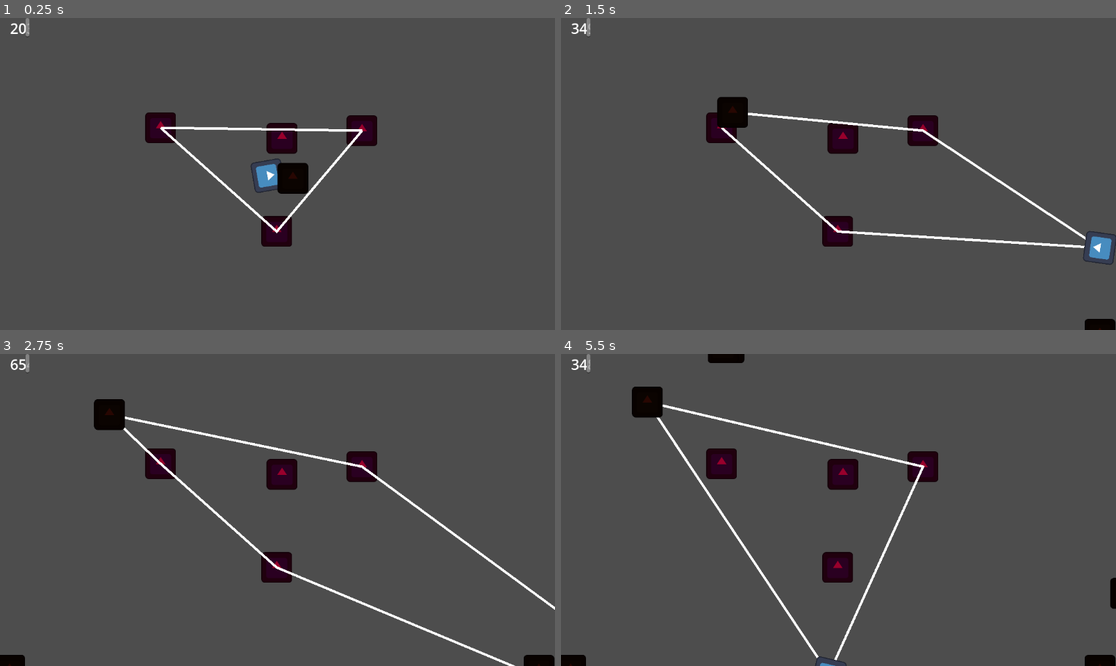
Above: before the commit, frames 1-4 (two rows, left to right).
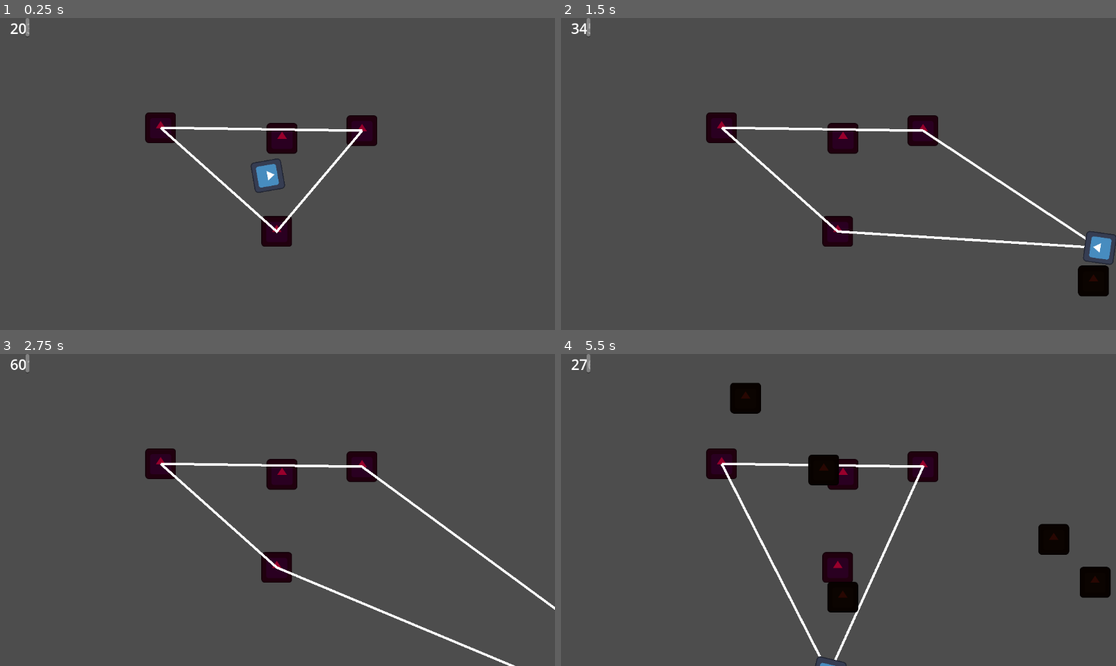
Above: after the commit, the same moments.

Repository: get-shwifty/ld54bis
Game: Godot game, scene res://logic/level/node_2d.tscn
Same seed, same stepped clock (60 frames per second), same inputs: the game is played once before the commit and once after it. The engine's default icon, where the game draws it, is replaced by a stand-in: a white triangle on a blue panel in a dark square.
Inputs (mouse positions are in pixels of both pictures, inside the frame that each line leads up to):
- Up to frame 1 (0.25 s): no input
- Up to frame 2 (1.5 s): tap Enter at 0.5 s; move the mouse to (583, 27) at 0.52 s; hold D (game_right) 0.53-1.28 s; tap Space (game_kick) at 0.6, 1.35 s; move the mouse to (727, 189) at 1.27 s; hold S (game_down) from 1.28 s (still down)
- Up to frame 3 (2.75 s): move the mouse to (333, 441) at 2.02 s; release S (game_down) at 2.03 s; hold D (game_right) from 2.03 s (still down); tap Space (game_kick) at 2.1 s
- Up to frame 4 (5.5 s): move the mouse to (810, 572) at 2.77 s; release D (game_right) at 2.78 s; hold W (game_up) 2.78-3.53 s; tap Space (game_kick) every 0.75 s from 2.85 to 5.1 s; move the mouse to (1005, 556) at 3.52 s; hold A (game_left) 3.53-5.03 s; move the mouse to (672, 463) at 4.27 s; move the mouse to (866, 510) at 5.02 s; hold S (game_down) from 5.03 s (still down)

The runs differ from the first frame. In frame 1, 0.6% of the frame differs, in the area x 49-56%, y 46-57%; in frame 2, 1.7%; in frame 3, 1.7%; in frame 4, 5.4%, in the area x 0-100%, y 0-100%.

Commit message:
enemies spawning and moving toward player

Diff:
--- a/logic/game/Character.gd
+++ b/logic/game/Character.gd
@@ -11,7 +11,7 @@
 var elastic_vector = Vector2.ZERO
 
 func _ready():
-	pass
+	GameManager.player = self;
 
 func _physics_process(delta):
 	process_orientation(delta);
--- a/logic/game/enemy.gd
+++ b/logic/game/enemy.gd
@@ -1,17 +1,23 @@
 extends RigidBody2D
 class_name Enemy
+
+var speed_base_coef = 50;
+@export var speed : float = 10;
 
 var was_kicked : bool = false;
 var elastic_vector = Vector2.ZERO
 var first_elastic_vector = Vector2.ZERO
 var is_stun = false
 
+var target;
+
 # Called when the node enters the scene tree for the first time.
 func _ready():
+	target = GameManager.player;
 	pass # Replace with function body.
 
 func receive_kick(kick_force):
-	linear_velocity = kick_force;
+	apply_impulse(kick_force)
 	is_stun = true
 	GameManager.elastic.add(self)
 
@@ -20,6 +26,11 @@
 	pass
 
 func _physics_process(delta):
+	if not is_stun:
+		var motion_intention = target.position - position;
+		motion_intention = motion_intention.normalized();
+		linear_velocity = motion_intention * speed_base_coef * speed;
+
 	return
 	if is_stun and elastic_vector != Vector2.ZERO:
 		if first_elastic_vector == Vector2.ZERO:
--- a/logic/level/node_2d.tscn
+++ b/logic/level/node_2d.tscn
@@ -1,11 +1,10 @@
-[gd_scene load_steps=9 format=3 uid="uid://b8ic2idqu4av4"]
+[gd_scene load_steps=8 format=3 uid="uid://b8ic2idqu4av4"]
 
 [ext_resource type="Script" path="res://logic/level/level_manager.gd" id="1_6yde8"]
 [ext_resource type="PackedScene" uid="uid://cyfin13myr6y7" path="res://logic/game/character.tscn" id="1_aaugj"]
 [ext_resource type="Texture2D" uid="uid://cdnd7g1hoq3cj" path="res://art/icon.svg" id="2_v2a6i"]
 [ext_resource type="Script" path="res://logic/manager/ElasticManager.gd" id="3_ln5d4"]
 [ext_resource type="Script" path="res://logic/game/Post.gd" id="3_okbo1"]
-[ext_resource type="PackedScene" uid="uid://67ljrm4vy5fv" path="res://logic/game/enemy.tscn" id="5_d32oc"]
 [ext_resource type="Script" path="res://ui/ElasticSize.gd" id="6_aqe0t"]
 [ext_resource type="PackedScene" uid="uid://bsnw1876o6rqh" path="res://logic/game/enemy_spawner.tscn" id="7_n1ntf"]
 
@@ -52,10 +51,6 @@
 [node name="CharacterBody2D" parent="." instance=ExtResource("1_aaugj")]
 move_max_speed = 30.0
 
-[node name="enemy" parent="." instance=ExtResource("5_d32oc")]
-position = Vector2(681, 338)
-gravity_scale = 0.0
-
 [node name="CanvasLayer" type="CanvasLayer" parent="."]
 
 [node name="Control" type="Control" parent="CanvasLayer"]
--- a/logic/manager/GameManager.gd
+++ b/logic/manager/GameManager.gd
@@ -1,6 +1,7 @@
 extends Node
 
 var elastic: Elastic
+var player;
 
 # Called when the node enters the scene tree for the first time.
 func _ready():
